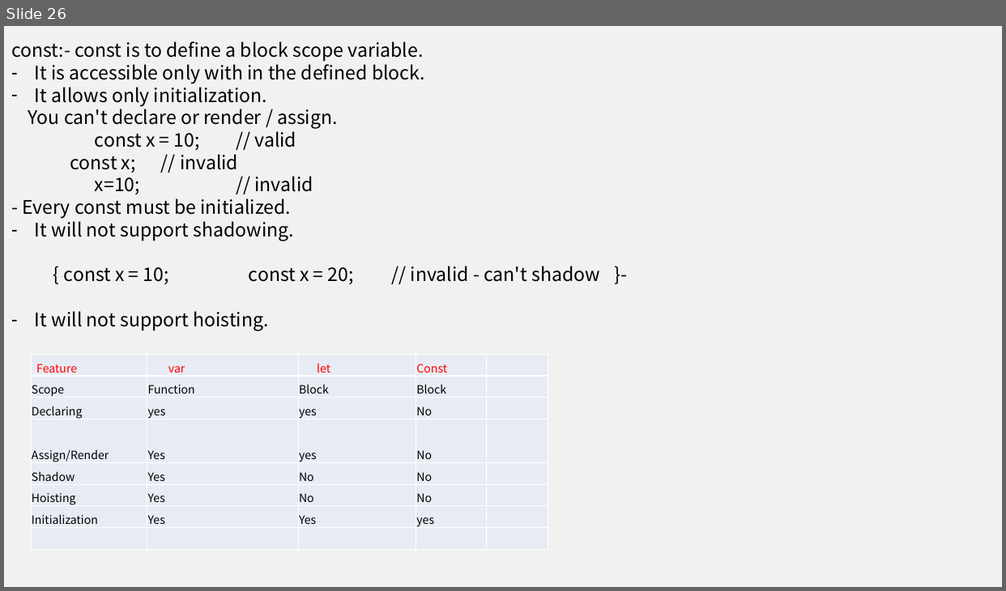
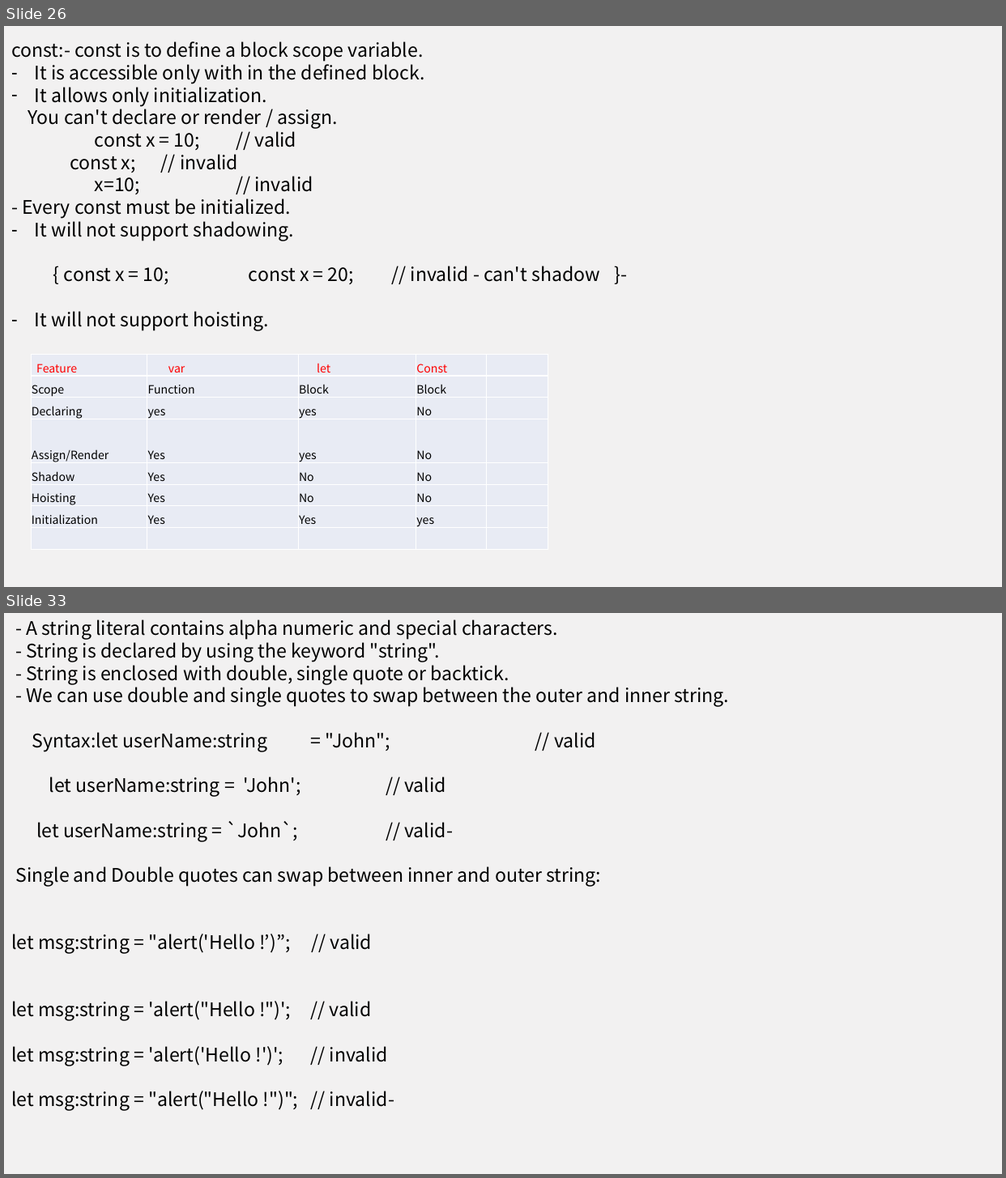
Before and after one commit to vamsisandeep143/AngularCodebaseFebbatch, a slide deck: Angular Training 1.pptx. Shown one above the other, each under a label of ours: slide 26 before the commit, slides 26 and 33 after it; the slides between them are not shown. The pictures are 1006x591 and 1006x1178 pixels, drawn with LibreOffice and Linux fonts; fonts in the diff are those of the drawing. Boxes give left, top, right and bottom in pixels: in the first picture for what was removed or moved away, otherwise in the second. Text is boxed around its words. In the diff, an @@ line names an element or a change of style, - is before the commit and + after.

```diff
--- a/Angular Training 1.pptx
+++ b/Angular Training 1.pptx
@@ slide 33 added at [4,613,1002,1174], background #F2F1F1 @@
@@ text added at [11,619,729,1111], 18 pt, text #000000 @@
+- A string literal contains alpha numeric and special characters.
+- String is declared by using the keyword "string".
+- String is enclosed with double, single quote or backtick.
+- We can use double and single quotes to swap between the outer and inner string.
+Syntax:let userName:string = "John"; // valid
+let userName:string = 'John'; // valid
+let userName:string = `John`; // valid-
+Single and Double quotes can swap between inner and outer string:
+let msg:string = "alert('Hello !’)”; // valid
+let msg:string = 'alert("Hello !")'; // valid
+let msg:string = 'alert('Hello !')'; // invalid
+let msg:string = "alert("Hello !")"; // invalid-
```
Also in this commit, not shown: 1 slide changed, 9 other slides added.
